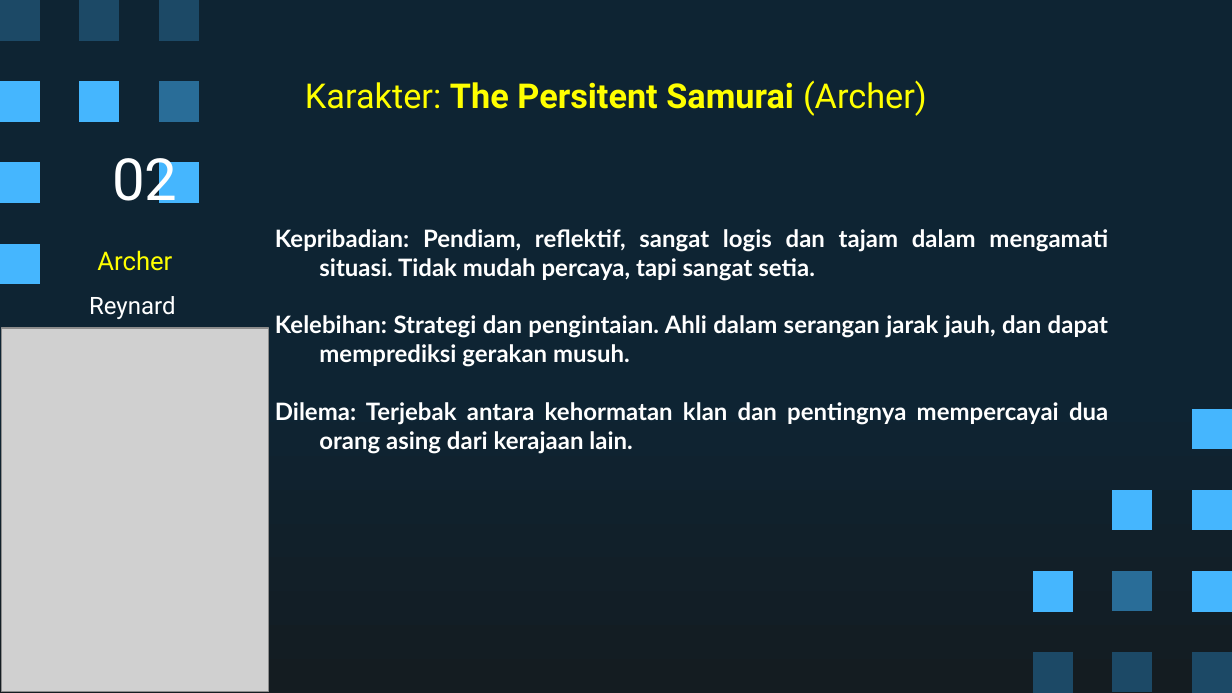
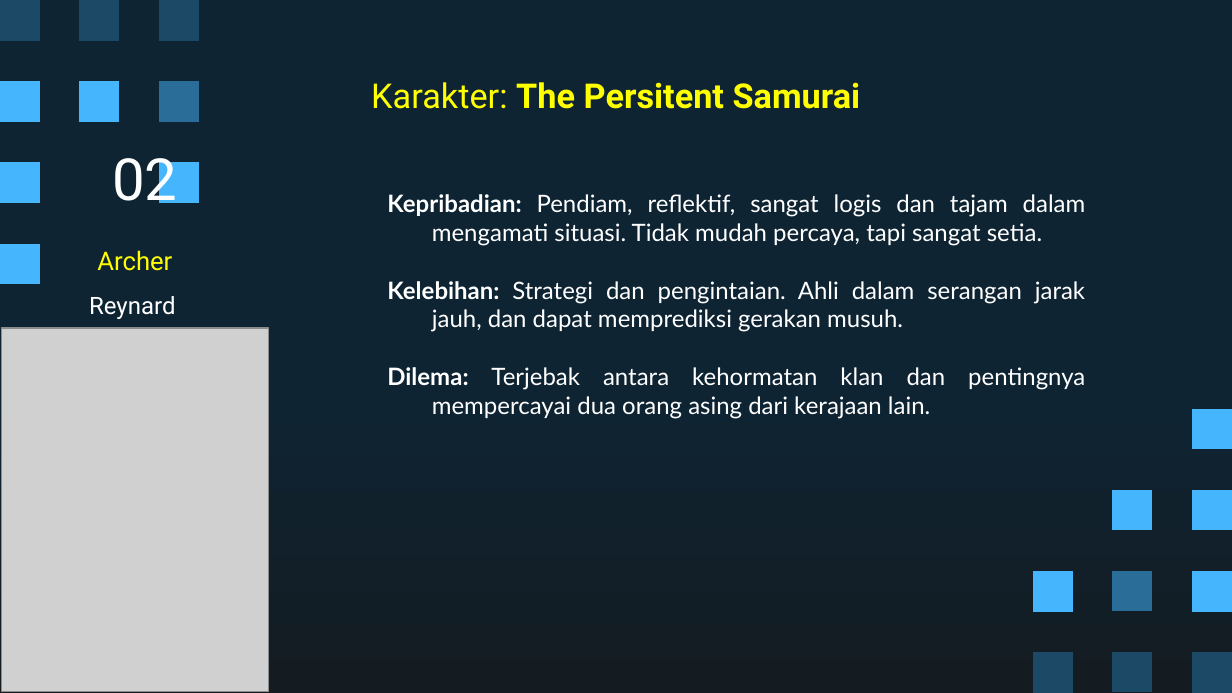
Before and after one commit to Ricardhad/gameProgProject, a slide deck: slide 7 of Super Pixel Vintage Gaming by Slidesgo.pptx. Drawn at 1232x693 pixels with LibreOffice and Linux fonts; fonts in the diff are those of the drawing; grey boxes stand for pictures. Boxes give left, top, right and bottom in pixels: in the first picture for what was removed or moved away, otherwise in the second. Text is boxed around its words. In the diff, an @@ line names an element or a change of style, - is before the commit and + after.

```diff
--- a/Super Pixel Vintage Gaming by Slidesgo.pptx
+++ b/Super Pixel Vintage Gaming by Slidesgo.pptx
@@ title at (371, 82, 861, 109): text changed @@
-Karakter: The Persitent Samurai (Archer)
+Karakter: The Persitent Samurai
@@ text "Kepribadian: Pendiam, reflektif, sangat logis ...": place and size @@
-text "Kepribadian: Pendiam, reflektif, sangat logis ..." at (275, 229, 1108, 454)
+text "Kepribadian: Pendiam, reflektif, sangat logis ..." at (387, 194, 1086, 419)
@@ text "Kepribadian: Pendiam, reflektif, sangat logis ..." at (387, 194, 1086, 419): bold off in "Pendiam, reflektif, sangat logis dan tajam dalam ...", "Strategi dan pengintaian. Ahli dalam serangan jarak ...", "Terjebak antara kehormatan klan dan pentingnya mempercayai ..." @@
```
Also in this commit, not shown: 8 other slides changed.
